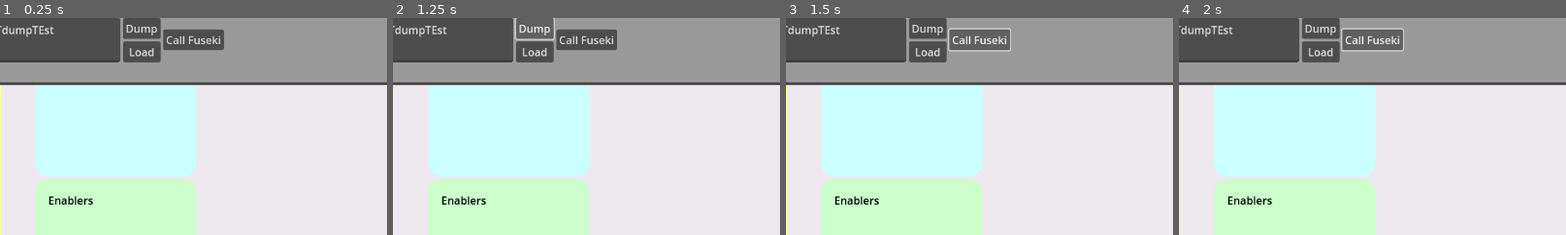
Above: before the commit, frames 1-4 (left to right).
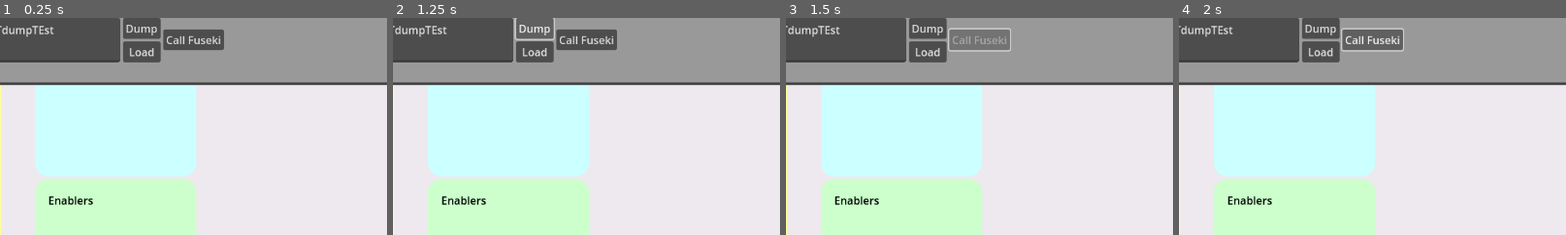
Above: after the commit, the same moments.

Repository: oakeslab-polymtl/DTInsight
Game: Godot game, scene res://MainScene/MainScene.tscn
Same seed, same stepped clock (60 frames per second), same inputs: the game is played once before the commit and once after it.
Inputs:
- Up to frame 1 (0.25 s): no input
- Up to frame 2 (1.25 s): click "Dump" at 0.5 s
- Up to frame 3 (1.5 s): click "Call Fuseki" at 1.25 s
- Up to frame 4 (2 s): no input
The pictures show only the part of the screen within x 43-92%, y 0-50%; the shares and areas given below are measured in that part.

Frames 1-2 are identical in both runs. In frame 3, 0.2% of the frame differs, in the area x 43-57%, y 8-13%; in frame 4, nothing differs.
Error in both runs: Attempt to call function 'store_string' in base 'null instance' on a null instance. (res://Fuseki/Dump/FusekiDumper.gd:52)

Commit message:
Fix mouse pass on new components

Diff:
--- a/DTContainer/DT&PTContainer.tscn
+++ b/DTContainer/DT&PTContainer.tscn
@@ -117,6 +117,7 @@
 [node name="envContainer" type="PanelContainer" parent="PTContainer/Operator&EnvContainer/HBoxContainer"]
 layout_mode = 2
 size_flags_horizontal = 3
+mouse_filter = 1
 theme_override_styles/panel = SubResource("StyleBoxFlat_ts1y0")
 
 [node name="EnvLabel" type="Label" parent="PTContainer/Operator&EnvContainer/HBoxContainer/envContainer"]
@@ -129,6 +130,7 @@
 [node name="SystemContainer" type="PanelContainer" parent="PTContainer/Operator&EnvContainer/HBoxContainer"]
 layout_mode = 2
 size_flags_horizontal = 3
+mouse_filter = 1
 theme_override_styles/panel = SubResource("StyleBoxFlat_5tggx")
 
 [node name="Label" type="Label" parent="PTContainer/Operator&EnvContainer/HBoxContainer/SystemContainer"]
@@ -165,6 +167,7 @@
 z_index = -1
 layout_mode = 2
 size_flags_vertical = 3
+mouse_filter = 1
 theme_override_styles/panel = SubResource("StyleBoxFlat_rl1kt")
 
 [node name="DataOutContainer" type="VBoxContainer" parent="PTContainer/DataTravelContainer/DataOutPanel"]
